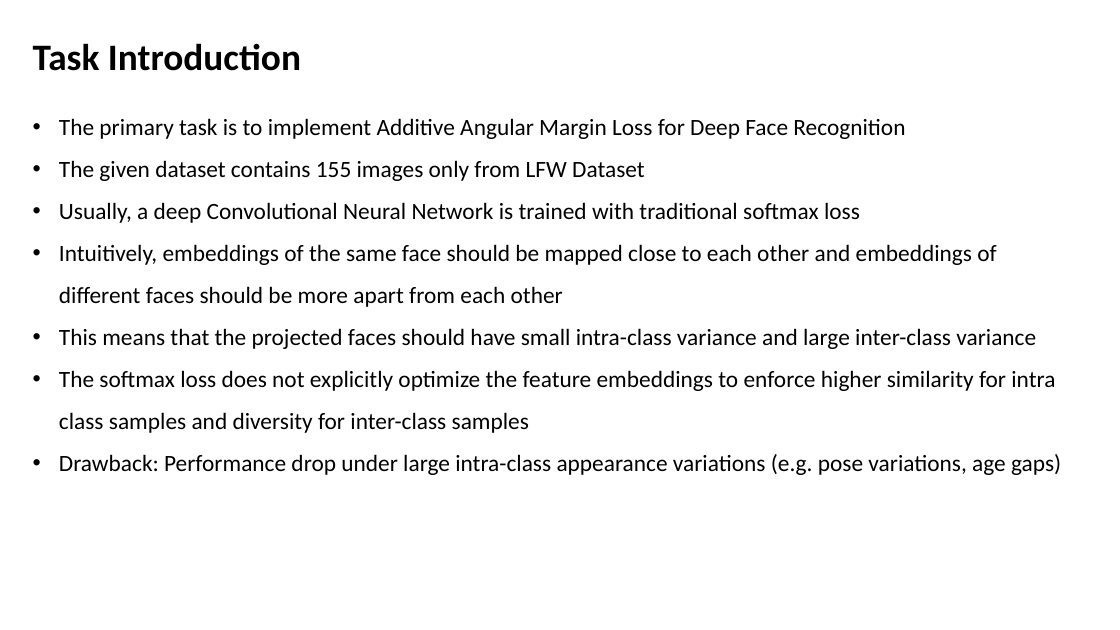
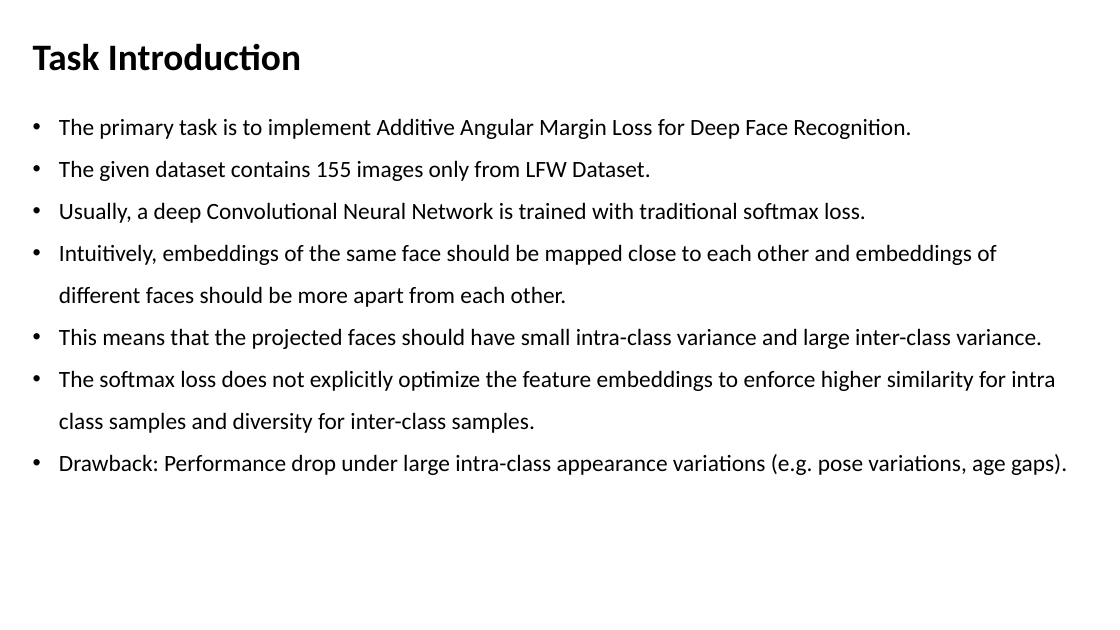
Before and after one commit to saadmunir94-ce/ArcFace-Implementation, a slide deck: slide 2 of ArcFace Saad.pptx. Drawn at 1120x630 pixels with LibreOffice and Linux fonts; fonts in the diff are those of the drawing. Boxes give left, top, right and bottom in pixels: in the first picture for what was removed or moved away, otherwise in the second. Text is boxed around its words. In the diff, an @@ line names an element or a change of style, - is before the commit and + after.

Commit message:
improve grammar in the presentation

```diff
--- a/ArcFace Saad.pptx
+++ b/ArcFace Saad.pptx
@@ text at (59, 118, 1067, 475): text changed @@
-• The primary task is to implement Additive Angular Margin Loss for Deep Face Recognition
-• The given dataset contains 155 images only from LFW Dataset
-• Usually, a deep Convolutional Neural Network is trained with traditional softmax loss
-• Intuitively, embeddings of the same face should be mapped close to each other and embeddings of different faces should be more apart from each other
-• This means that the projected faces should have small intra-class variance and large inter-class variance
-• The softmax loss does not explicitly optimize the feature embeddings to enforce higher similarity for intra class samples and diversity for inter-class samples
-• Drawback: Performance drop under large intra-class appearance variations (e.g. pose variations, age gaps)
+• The primary task is to implement Additive Angular Margin Loss for Deep Face Recognition.
+• The given dataset contains 155 images only from LFW Dataset.
+• Usually, a deep Convolutional Neural Network is trained with traditional softmax loss.
+• Intuitively, embeddings of the same face should be mapped close to each other and embeddings of different faces should be more apart from each other.
+• This means that the projected faces should have small intra-class variance and large inter-class variance.
+• The softmax loss does not explicitly optimize the feature embeddings to enforce higher similarity for intra class samples and diversity for inter-class samples.
+• Drawback: Performance drop under large intra-class appearance variations (e.g. pose variations, age gaps).
```
Also in this commit, not shown: 10 other slides changed, 1 other file.
